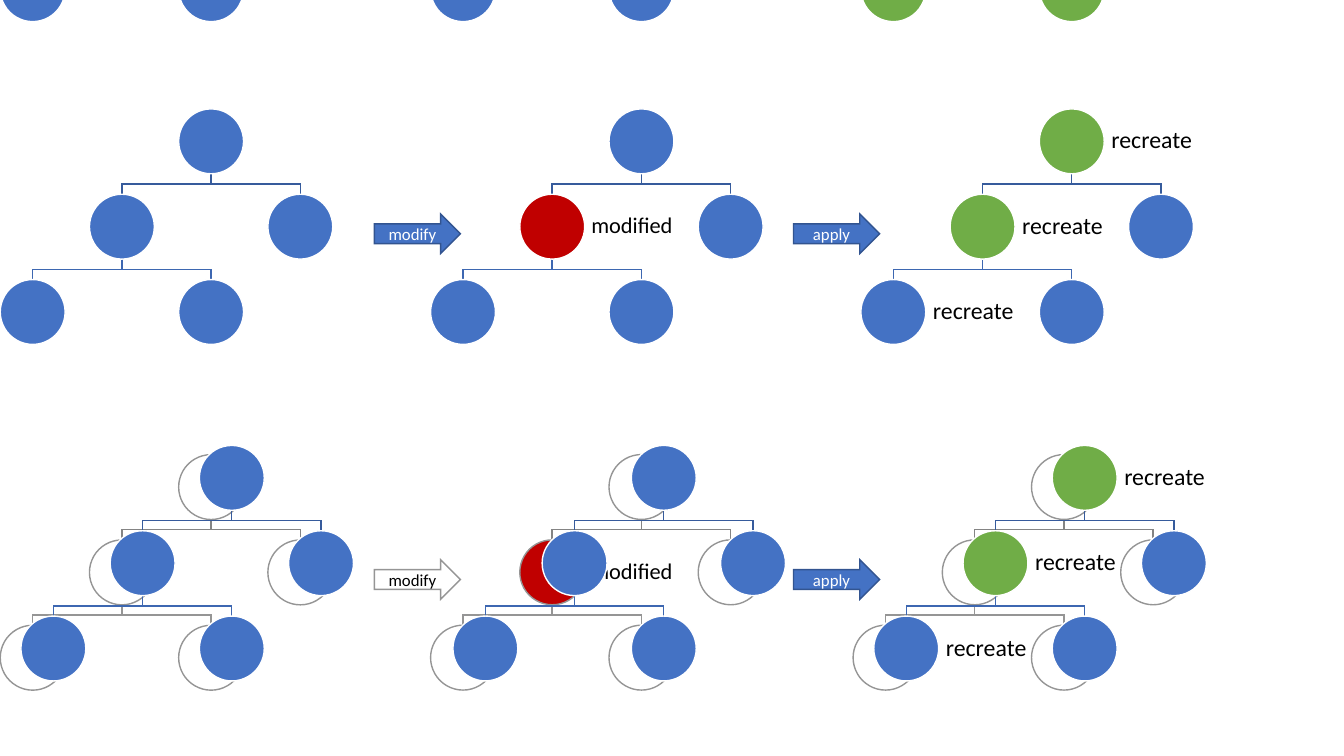
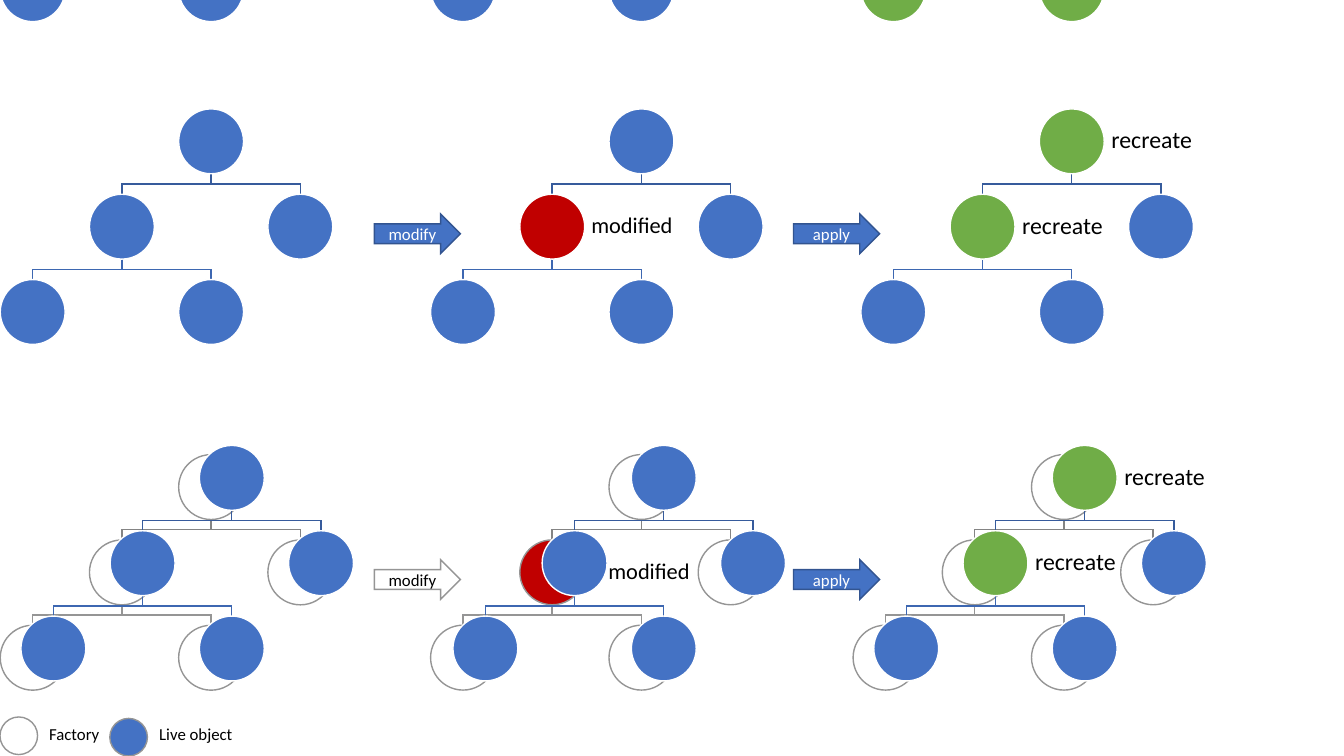
Before and after one commit to factoryfx/factoryfx, a slide deck: slide 1 of docu/src/main/java/io/github/factoryfx/docu/immutability/graphics.pptx. Drawn at 1344x756 pixels with LibreOffice and Linux fonts; fonts in the diff are those of the drawing. Boxes give left, top, right and bottom in pixels: in the first picture for what was removed or moved away, otherwise in the second. Text is boxed around its words. In the diff, an @@ line names an element or a change of style, - is before the commit and + after.

```diff
--- a/docu/src/main/java/io/github/factoryfx/docu/immutability/graphics.pptx
+++ b/docu/src/main/java/io/github/factoryfx/docu/immutability/graphics.pptx
@@ text removed at (933,304,1014,319) @@
-recreate
@@ text "modified" rewrapped from (591,560,672,585) to (608,563,689,579) @@
@@ text removed at (946,641,1027,656) @@
-recreate
@@ ellipse added at (0,717,37,754), fill #FFFFFF, outline #969696 1 pt @@
@@ ellipse added at (110,719,147,756), fill #4472C4, outline #969696 1 pt @@
@@ text added at (49,729,99,743), 12 pt, text #000000 @@
+Factory
@@ text added at (159,728,233,743), 12 pt, text #000000 @@
+Live object
```
Also in this commit, not shown: 1 slide added, 9 other files.
